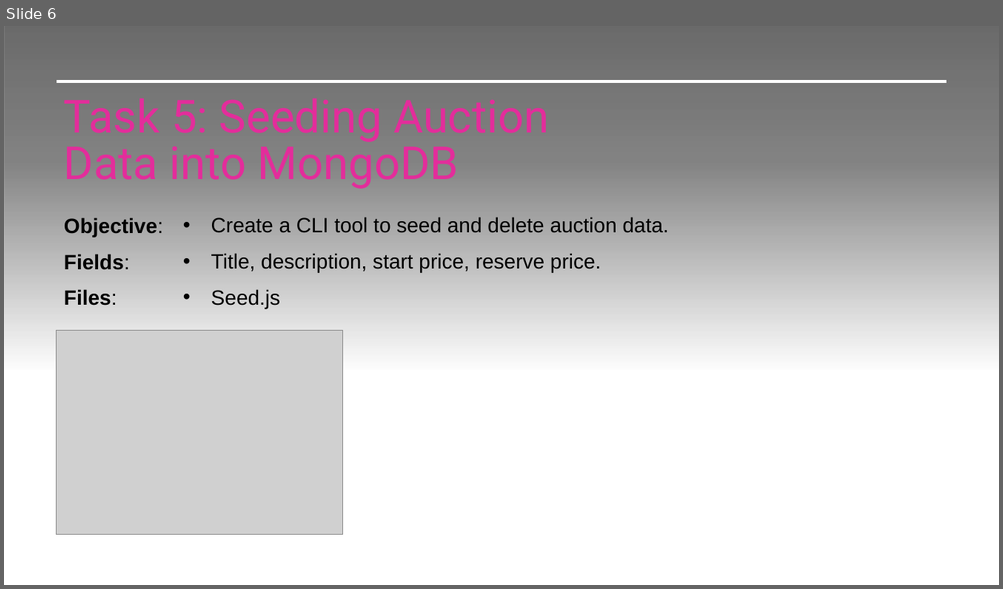
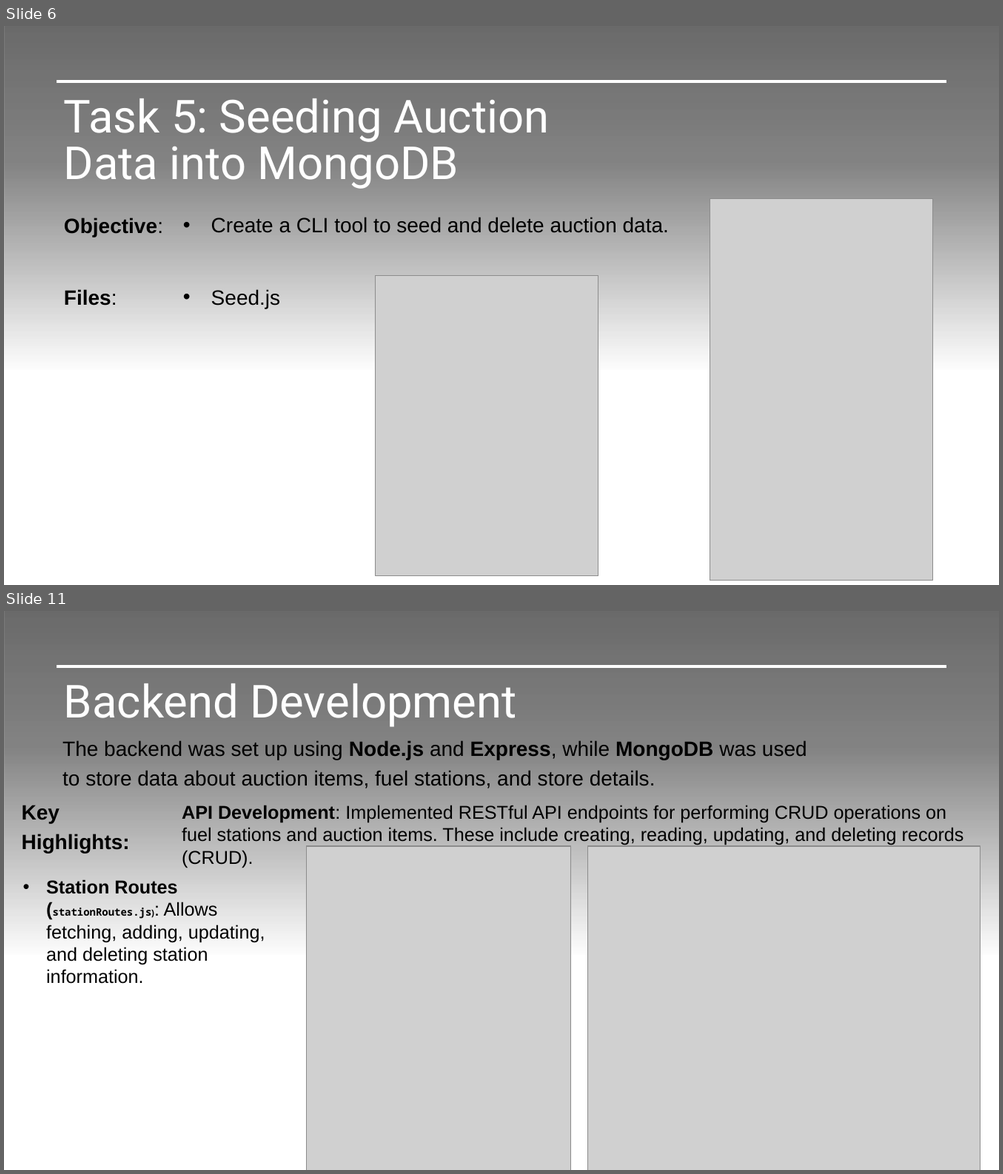
Before and after one commit to jvmacuto/mission-05-z-energy, a slide deck: Documents/Mission 5.pptx. Shown one above the other, each under a label of ours: slide 6 before the commit, slides 6 and 11 after it; the slides between them are not shown. The pictures are 1003x589 and 1003x1174 pixels, drawn with LibreOffice and Linux fonts; fonts in the diff are those of the drawing; grey boxes stand for pictures; background and template pictures are left out. Boxes give left, top, right and bottom in pixels: in the first picture for what was removed or moved away, otherwise in the second. Text is boxed around its words. In the diff, an @@ line names an element or a change of style, - is before the commit and + after.

```diff
--- a/Documents/Mission 5.pptx
+++ b/Documents/Mission 5.pptx
@@ slide 11 added at [4, 611, 999, 1170], background picture (left out) @@
@@ rectangle added at [4, 611, 999, 967], fill gradient #000000 @@
@@ line added from (57, 667) to (946, 667), #FFFFFF 3 pt @@
@@ title added at [64, 684, 516, 727], 44 pt, text #FFFFFF @@
+Backend Development
@@ text added at [62, 741, 807, 789], 20 pt, text #000000 @@
+The backend was set up using Node.js and Express, while MongoDB was used to store data about auction items, fuel stations, and store details.
@@ subtitle added at [22, 805, 130, 853], 20 pt, text #000000, bold @@
+Key Highlights:
@@ text added at [182, 805, 964, 868], 18 pt, text #000000 @@
+API Development: Implemented RESTful API endpoints for performing CRUD operations on fuel stations and auction items. These include creating, reading, updating, and deleting records (CRUD).
@@ picture added at [306, 846, 570, 1170] @@
@@ picture added at [588, 846, 980, 1170] @@
@@ text added at [46, 880, 265, 984], 18 pt, text #000000 @@
+• Station Routes (stationRoutes.js): Allows fetching, adding, updating, and deleting station information.
@@ line added from (57, 1126) to (946, 1126), #FFFFFF 0.5 pt @@
@@ slide 6 changed as well @@
@@ title "Task 5: Seeding Auction Data ..." at [64, 99, 549, 189]: text colour #E32D9B to #FFFFFF @@
@@ picture added at [710, 199, 933, 581] @@
@@ text removed at [64, 254, 130, 270] @@
-Fields:
@@ text removed at [211, 253, 601, 273] @@
-• Title, description, start price, reserve price.
@@ picture added at [375, 276, 599, 577] @@
@@ picture removed at [57, 330, 343, 535] @@
```
Also in this commit, not shown: 6 other slides changed, 14 other slides added.
